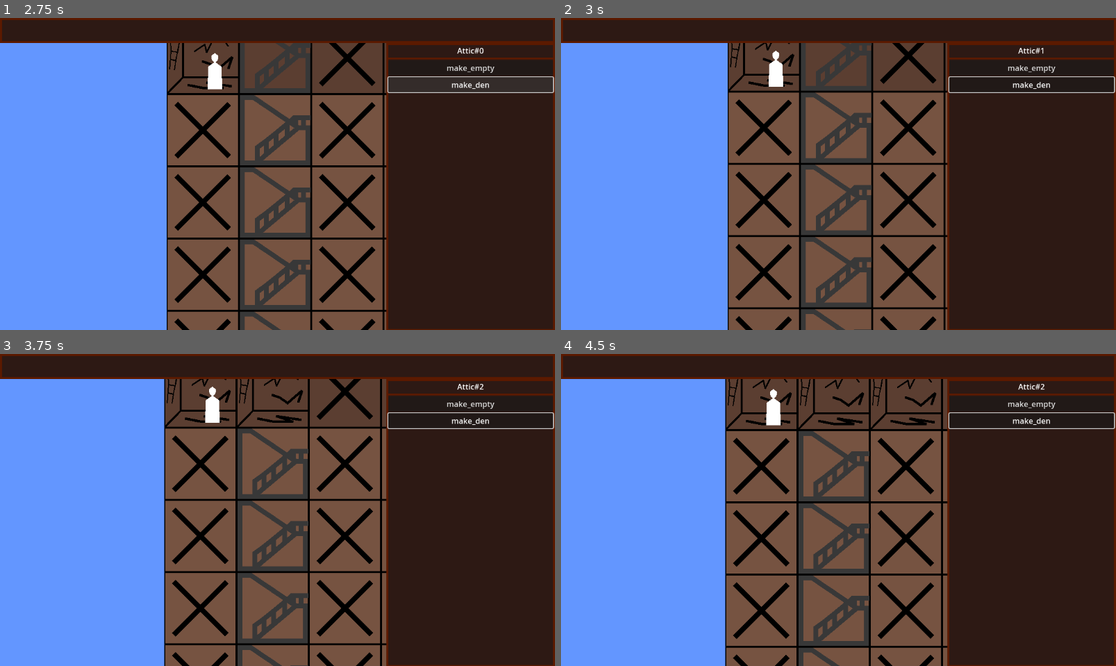
Above: before the commit, frames 1-4 (two rows, left to right).
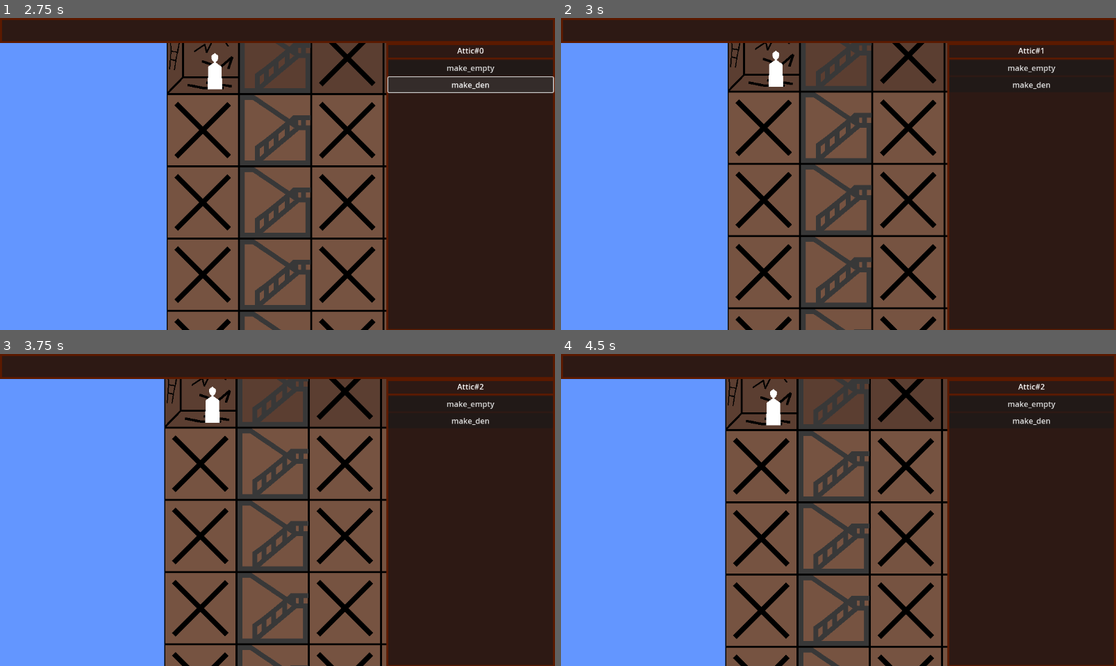
Above: after the commit, the same moments.

Repository: Drakosam/towngame
Game: Godot game, scene res://main.tscn
Same seed, same stepped clock (60 frames per second), same inputs: the game is played once before the commit and once after it.
Inputs (mouse positions are in pixels of both pictures, inside the frame that each line leads up to):
- Up to frame 1 (2.75 s): tap Enter at 0.5 s; move the mouse to (205, 58) at 0.52 s; hold D 0.53-1.25 s; click (205, 58) at 0.67 s; click "make_empty" at 1.25 s; click "make_den" at 2 s
- Up to frame 2 (3 s): tap Space at 2.75 s; move the mouse to (838, 58) at 2.77 s; hold S from 2.78 s (still down); click (838, 58) at 2.92 s
- Up to frame 3 (3.75 s): tap Enter at 3.5 s; move the mouse to (349, 391) at 3.52 s; release S at 3.53 s; hold D from 3.53 s (still down); click (349, 391) at 3.67 s
- Up to frame 4 (4.5 s): tap Space at 4.25 s; move the mouse to (977, 391) at 4.27 s; release D at 4.28 s; hold W from 4.28 s (still down); click (977, 391) at 4.42 s

Frame 1 is identical in both runs. In frame 2, 0.2% of the frame differs, in the area x 69-100%, y 18-25%; in frame 3, 1.3%; in frame 4, 2.0%, in the area x 42-100%, y 8-25%.

Commit message:
-actor panel + rename agent to actor

Diff:
--- a/agent/agent.gd
+++ b/agent/actor.gd
@@ -1,6 +1,6 @@
 extends Node2D
 
-
+signal actor_picked_signal(actor)
 # Called when the node enters the scene tree for the first time.
 func _ready():
 	pass
@@ -14,7 +14,7 @@
 func _on_area_2d_input_event(_viewport, event, _shape_idx):
 	if event is InputEventMouseButton:
 		if event.button_index == 1 and event.pressed:
-			print('it me')
+			emit_signal("actor_picked_signal",self)
 
 
 func _on_area_2d_mouse_entered():
--- a/agent/agent.tscn
+++ b/agent/actor.tscn
@@ -1,12 +1,12 @@
 [gd_scene load_steps=3 format=3 uid="uid://cparuel18bl0c"]
 
-[ext_resource type="Script" path="res://agent/agent.gd" id="1_33ceo"]
+[ext_resource type="Script" path="res://agent/actor.gd" id="1_xebod"]
 
 [sub_resource type="RectangleShape2D" id="RectangleShape2D_y33yl"]
 size = Vector2(34, 81)
 
-[node name="Agent" type="Node2D"]
-script = ExtResource("1_33ceo")
+[node name="Actor" type="Node2D"]
+script = ExtResource("1_xebod")
 
 [node name="Polygon2D" type="Polygon2D" parent="."]
 polygon = PackedVector2Array(0, -75, -7, -70, -7, -64, -5, -59, -1, -56, -14, -47, -15, 0, 15, 0, 14, -47, 1, -56, 5, -59, 7, -64, 7, -70)
--- a/agent/agent_menager.gd
+++ b/agent/agent_menager.gd
@@ -1,6 +1,6 @@
 extends Node2D
 
-var AgentEntity = preload("res://agent/agent.tscn")
+var ActorEntity = preload("res://agent/actor.tscn")
 
 var lvlel_attic = 140
 var lvlel_floor_4 = lvlel_attic + 150
@@ -11,6 +11,8 @@
 var lvlel_basement_l_1 = lvlel_ground_floor + 150
 var lvlel_basement_l_2 = lvlel_basement_l_1 + 150
 
+signal show_actor_signal(actor)
+
 # Called when the node enters the scene tree for the first time.
 func _ready():
 	$Agent.position.x = 100
@@ -20,3 +22,7 @@
 # Called every frame. 'delta' is the elapsed time since the previous frame.
 func _process(_delta):
 	pass
+
+
+func show_actor_event(actor):
+	emit_signal("show_actor_signal",actor)
--- a/agent/agent_menager.tscn
+++ b/agent/agent_menager.tscn
@@ -1,9 +1,11 @@
 [gd_scene load_steps=3 format=3 uid="uid://cho4tewhcc6nm"]
 
 [ext_resource type="Script" path="res://agent/agent_menager.gd" id="1_eqkdd"]
-[ext_resource type="PackedScene" uid="uid://cparuel18bl0c" path="res://agent/agent.tscn" id="2_5g0wj"]
+[ext_resource type="PackedScene" uid="uid://cparuel18bl0c" path="res://agent/actor.tscn" id="2_gdvne"]
 
-[node name="AgentMenager" type="Node2D"]
+[node name="ActorMenager" type="Node2D"]
 script = ExtResource("1_eqkdd")
 
-[node name="Agent" parent="." instance=ExtResource("2_5g0wj")]
+[node name="Agent" parent="." instance=ExtResource("2_gdvne")]
+
+[connection signal="actor_picked_signal" from="Agent" to="." method="show_actor_event"]
--- a/backend/golobal_variable.gd
+++ b/backend/golobal_variable.gd
@@ -1,7 +1,7 @@
 extends Node
 
 var agent_on_mouse = null
-
+var curent_actor = null
 # Called when the node enters the scene tree for the first time.
 func _ready():
 	pass # Replace with function body.
@@ -17,3 +17,7 @@
 
 func relyse_character():
 	agent_on_mouse = null
+
+
+func set_current_actor(actor):
+	curent_actor = actor
--- a/gui/RoomPanel.gd
+++ b/gui/RoomPanel.gd
@@ -8,12 +8,12 @@
 
 # Called every frame. 'delta' is the elapsed time since the previous frame.
 func _process(_delta):
-	if not GlobalRoomManager.current_room:
-		visible = false
+	pass
 
 
-func set_cell(cell_name):
-	$VBoxContainer/CellName.text = cell_name
+func show_panel():
+	visible=true
+	$VBoxContainer/CellName.text = GlobalRoomManager.current_room.name
 
 
 func _on_make_empty_btt_pressed():
--- a/gui/RoomPanel.tscn
+++ b/gui/RoomPanel.tscn
@@ -11,85 +11,20 @@
 grow_end = 0.0
 thickness = 4
 
-[sub_resource type="StyleBoxLine" id="StyleBoxLine_npvf8"]
-color = Color(0.360784, 0.101961, 0, 1)
-thickness = 4
-
-[sub_resource type="StyleBoxLine" id="StyleBoxLine_4t6wg"]
-color = Color(0.360784, 0.101961, 0, 1)
-thickness = 4
-vertical = true
-
-[sub_resource type="StyleBoxLine" id="StyleBoxLine_u0l8f"]
-color = Color(0.360784, 0.101961, 0, 1)
-thickness = 4
-vertical = true
-
 [node name="RoomPanel" type="Panel"]
-anchors_preset = 11
-anchor_left = 1.0
+anchors_preset = 15
 anchor_right = 1.0
 anchor_bottom = 1.0
-offset_left = -350.0
-offset_top = 52.0
-grow_horizontal = 0
+grow_horizontal = 2
 grow_vertical = 2
 theme_override_styles/panel = SubResource("StyleBoxFlat_8hjeb")
 script = ExtResource("1_jnnp0")
-
-[node name="HSeparator2" type="HSeparator" parent="."]
-layout_mode = 1
-anchors_preset = 10
-anchor_right = 1.0
-offset_left = 1.0
-offset_right = -1.0
-offset_bottom = 4.0
-grow_horizontal = 2
-theme_override_constants/separation = 1
-theme_override_styles/separator = SubResource("StyleBoxLine_ah5sv")
-
-[node name="HSeparator" type="HSeparator" parent="."]
-layout_mode = 1
-anchors_preset = 12
-anchor_top = 1.0
-anchor_right = 1.0
-anchor_bottom = 1.0
-offset_left = 1.0
-offset_top = -1.0
-offset_right = -1.0
-grow_horizontal = 2
-grow_vertical = 0
-theme_override_constants/separation = 1
-theme_override_styles/separator = SubResource("StyleBoxLine_npvf8")
-
-[node name="VSeparator" type="VSeparator" parent="."]
-layout_mode = 1
-anchors_preset = 9
-anchor_bottom = 1.0
-offset_right = 4.0
-grow_vertical = 2
-theme_override_styles/separator = SubResource("StyleBoxLine_4t6wg")
-
-[node name="VSeparator2" type="VSeparator" parent="."]
-layout_mode = 1
-anchors_preset = 11
-anchor_left = 1.0
-anchor_right = 1.0
-anchor_bottom = 1.0
-offset_left = -4.0
-grow_horizontal = 0
-grow_vertical = 2
-theme_override_styles/separator = SubResource("StyleBoxLine_u0l8f")
 
 [node name="VBoxContainer" type="VBoxContainer" parent="."]
 layout_mode = 1
 anchors_preset = 15
 anchor_right = 1.0
 anchor_bottom = 1.0
-offset_left = 4.0
-offset_top = 4.0
-offset_right = -4.0
-offset_bottom = -4.0
 grow_horizontal = 2
 grow_vertical = 2
 
--- /dev/null
+++ b/gui/actor_panel.gd
@@ -0,0 +1,14 @@
+extends Panel
+
+
+# Called when the node enters the scene tree for the first time.
+func _ready():
+	pass # Replace with function body.
+
+
+# Called every frame. 'delta' is the elapsed time since the previous frame.
+func _process(delta):
+	pass
+
+func show_panel():
+	visible=true
--- /dev/null
+++ b/gui/actor_panel.tscn
@@ -0,0 +1,75 @@
+[gd_scene load_steps=6 format=3 uid="uid://bxbddmvlmoesb"]
+
+[ext_resource type="Script" path="res://gui/actor_panel.gd" id="1_1lfar"]
+
+[sub_resource type="StyleBoxLine" id="StyleBoxLine_xqxeg"]
+color = Color(0.360784, 0.101961, 0, 1)
+grow_begin = 0.0
+grow_end = 0.0
+thickness = 4
+
+[sub_resource type="StyleBoxLine" id="StyleBoxLine_4bl4s"]
+color = Color(0.360784, 0.101961, 0, 1)
+thickness = 4
+
+[sub_resource type="StyleBoxLine" id="StyleBoxLine_taw65"]
+color = Color(0.360784, 0.101961, 0, 1)
+thickness = 4
+vertical = true
+
+[sub_resource type="StyleBoxLine" id="StyleBoxLine_w2mmr"]
+color = Color(0.360784, 0.101961, 0, 1)
+thickness = 4
+vertical = true
+
+[node name="ActorPanel" type="Panel"]
+anchors_preset = 15
+anchor_right = 1.0
+anchor_bottom = 1.0
+grow_horizontal = 2
+grow_vertical = 2
+script = ExtResource("1_1lfar")
+
+[node name="HSeparator2" type="HSeparator" parent="."]
+layout_mode = 1
+anchors_preset = 10
+anchor_right = 1.0
+offset_left = 1.0
+offset_right = -1.0
+offset_bottom = 4.0
+grow_horizontal = 2
+theme_override_constants/separation = 1
+theme_override_styles/separator = SubResource("StyleBoxLine_xqxeg")
+
+[node name="HSeparator" type="HSeparator" parent="."]
+layout_mode = 1
+anchors_preset = 12
+anchor_top = 1.0
+anchor_right = 1.0
+anchor_bottom = 1.0
+offset_left = 1.0
+offset_top = -1.0
+offset_right = -1.0
+grow_horizontal = 2
+grow_vertical = 0
+theme_override_constants/separation = 1
+theme_override_styles/separator = SubResource("StyleBoxLine_4bl4s")
+
+[node name="VSeparator" type="VSeparator" parent="."]
+layout_mode = 1
+anchors_preset = 9
+anchor_bottom = 1.0
+offset_right = 4.0
+grow_vertical = 2
+theme_override_styles/separator = SubResource("StyleBoxLine_taw65")
+
+[node name="VSeparator2" type="VSeparator" parent="."]
+layout_mode = 1
+anchors_preset = 11
+anchor_left = 1.0
+anchor_right = 1.0
+anchor_bottom = 1.0
+offset_left = -4.0
+grow_horizontal = 0
+grow_vertical = 2
+theme_override_styles/separator = SubResource("StyleBoxLine_w2mmr")
--- /dev/null
+++ b/gui/r_panel.gd
@@ -0,0 +1,24 @@
+extends Panel
+
+
+# Called when the node enters the scene tree for the first time.
+func _ready():
+	pass # Replace with function body.
+
+
+# Called every frame. 'delta' is the elapsed time since the previous frame.
+func _process(delta):
+	pass
+
+func hide_all_panels():
+	for child in $Body.get_children():
+		child.visible=false
+
+func show_room_panel():
+	hide_all_panels()
+	$Body/RoomPanel.show_panel()
+
+
+func show_actor_panel():
+	hide_all_panels()
+	$Body/ActorPanel.show_panel()
--- /dev/null
+++ b/gui/r_panel.tscn
@@ -0,0 +1,98 @@
+[gd_scene load_steps=8 format=3 uid="uid://b7x3xjn4am7o6"]
+
+[ext_resource type="Script" path="res://gui/r_panel.gd" id="1_icxol"]
+[ext_resource type="PackedScene" uid="uid://o5m66t0wbh8w" path="res://gui/RoomPanel.tscn" id="2_xgkrb"]
+[ext_resource type="PackedScene" uid="uid://bxbddmvlmoesb" path="res://gui/actor_panel.tscn" id="3_d8s6f"]
+
+[sub_resource type="StyleBoxLine" id="StyleBoxLine_6gtcs"]
+color = Color(0.360784, 0.101961, 0, 1)
+grow_begin = 0.0
+grow_end = 0.0
+thickness = 4
+
+[sub_resource type="StyleBoxLine" id="StyleBoxLine_dxulk"]
+color = Color(0.360784, 0.101961, 0, 1)
+thickness = 4
+
+[sub_resource type="StyleBoxLine" id="StyleBoxLine_fvwpd"]
+color = Color(0.360784, 0.101961, 0, 1)
+thickness = 4
+vertical = true
+
+[sub_resource type="StyleBoxLine" id="StyleBoxLine_gafy8"]
+color = Color(0.360784, 0.101961, 0, 1)
+thickness = 4
+vertical = true
+
+[node name="RPanel" type="Panel"]
+anchors_preset = 11
+anchor_left = 1.0
+anchor_right = 1.0
+anchor_bottom = 1.0
+offset_left = -350.0
+offset_top = 52.0
+grow_horizontal = 0
+grow_vertical = 2
+script = ExtResource("1_icxol")
+
+[node name="HSeparator2" type="HSeparator" parent="."]
+layout_mode = 1
+anchors_preset = 10
+anchor_right = 1.0
+offset_left = 1.0
+offset_right = -1.0
+offset_bottom = 4.0
+grow_horizontal = 2
+theme_override_constants/separation = 1
+theme_override_styles/separator = SubResource("StyleBoxLine_6gtcs")
+
+[node name="HSeparator" type="HSeparator" parent="."]
+layout_mode = 1
+anchors_preset = 12
+anchor_top = 1.0
+anchor_right = 1.0
+anchor_bottom = 1.0
+offset_left = 1.0
+offset_top = -1.0
+offset_right = -1.0
+grow_horizontal = 2
+grow_vertical = 0
+theme_override_constants/separation = 1
+theme_override_styles/separator = SubResource("StyleBoxLine_dxulk")
+
+[node name="VSeparator" type="VSeparator" parent="."]
+layout_mode = 1
+anchors_preset = 9
+anchor_bottom = 1.0
+offset_right = 4.0
+grow_vertical = 2
+theme_override_styles/separator = SubResource("StyleBoxLine_fvwpd")
+
+[node name="VSeparator2" type="VSeparator" parent="."]
+layout_mode = 1
+anchors_preset = 11
+anchor_left = 1.0
+anchor_right = 1.0
+anchor_bottom = 1.0
+offset_left = -4.0
+grow_horizontal = 0
+grow_vertical = 2
+theme_override_styles/separator = SubResource("StyleBoxLine_gafy8")
+
+[node name="Body" type="Panel" parent="."]
+layout_mode = 1
+anchors_preset = 15
+anchor_right = 1.0
+anchor_bottom = 1.0
+offset_left = 4.0
+offset_top = 4.0
+offset_right = -4.0
+offset_bottom = -2.0
+grow_horizontal = 2
+grow_vertical = 2
+
+[node name="RoomPanel" parent="Body" instance=ExtResource("2_xgkrb")]
+layout_mode = 1
+
+[node name="ActorPanel" parent="Body" instance=ExtResource("3_d8s6f")]
+layout_mode = 1
--- a/main.gd
+++ b/main.gd
@@ -11,6 +11,12 @@
 
 
 func _on_mansion_cell_picked_signal(cell):
-	$CanvasLayer/RoomPanel.set_cell(cell.name)
 	GlobalRoomManager.set_current_room(cell)
-	$CanvasLayer/RoomPanel.visible = true
+	$CanvasLayer/RPanel.visible = true
+	$CanvasLayer/RPanel.show_room_panel()
+
+
+func _on_actor_menager_show_actor_signal(actor):
+	GolobalVariable.set_current_actor(actor)
+	$CanvasLayer/RPanel.visible = true
+	$CanvasLayer/RPanel.show_actor_panel()
--- a/main.tscn
+++ b/main.tscn
@@ -3,8 +3,8 @@
 [ext_resource type="PackedScene" uid="uid://4sidbo1ywgbj" path="res://mansion/mansion.tscn" id="1_1q1ov"]
 [ext_resource type="PackedScene" uid="uid://bmqo8xet433kt" path="res://gui/TopPanel.tscn" id="1_3xv5p"]
 [ext_resource type="Script" path="res://main.gd" id="1_mdpef"]
-[ext_resource type="PackedScene" uid="uid://o5m66t0wbh8w" path="res://gui/RoomPanel.tscn" id="2_7bau0"]
 [ext_resource type="PackedScene" uid="uid://bfmp6q0haflsv" path="res://utils/camera.tscn" id="2_bgtbv"]
+[ext_resource type="PackedScene" uid="uid://b7x3xjn4am7o6" path="res://gui/r_panel.tscn" id="3_q1giv"]
 [ext_resource type="PackedScene" uid="uid://cho4tewhcc6nm" path="res://agent/agent_menager.tscn" id="5_oh1jt"]
 
 [node name="Main" type="Node2D"]
@@ -35,7 +35,7 @@
 
 [node name="TopPanel" parent="CanvasLayer" instance=ExtResource("1_3xv5p")]
 
-[node name="RoomPanel" parent="CanvasLayer" instance=ExtResource("2_7bau0")]
+[node name="RPanel" parent="CanvasLayer" instance=ExtResource("3_q1giv")]
 visible = false
 
 [node name="Mansion" parent="." instance=ExtResource("1_1q1ov")]
@@ -43,6 +43,7 @@
 [node name="Camera" parent="." instance=ExtResource("2_bgtbv")]
 position = Vector2(225, 316)
 
-[node name="AgentMenager" parent="." instance=ExtResource("5_oh1jt")]
+[node name="ActorMenager" parent="." instance=ExtResource("5_oh1jt")]
 
 [connection signal="cell_picked_signal" from="Mansion" to="." method="_on_mansion_cell_picked_signal"]
+[connection signal="show_actor_signal" from="ActorMenager" to="." method="_on_actor_menager_show_actor_signal"]
Not shown: 1 places in gui/RoomPanel.tscn that only renumber resources
